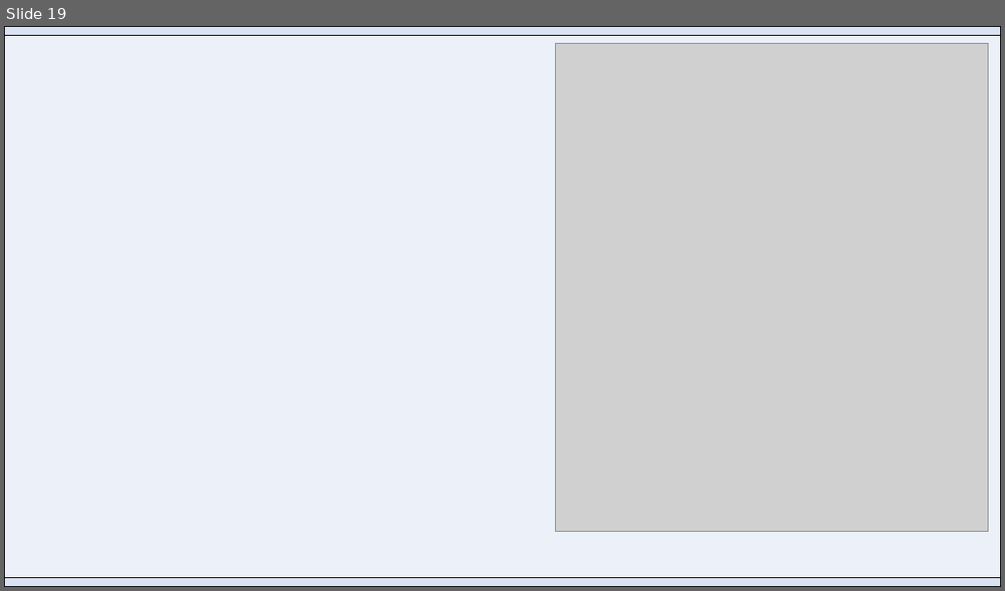
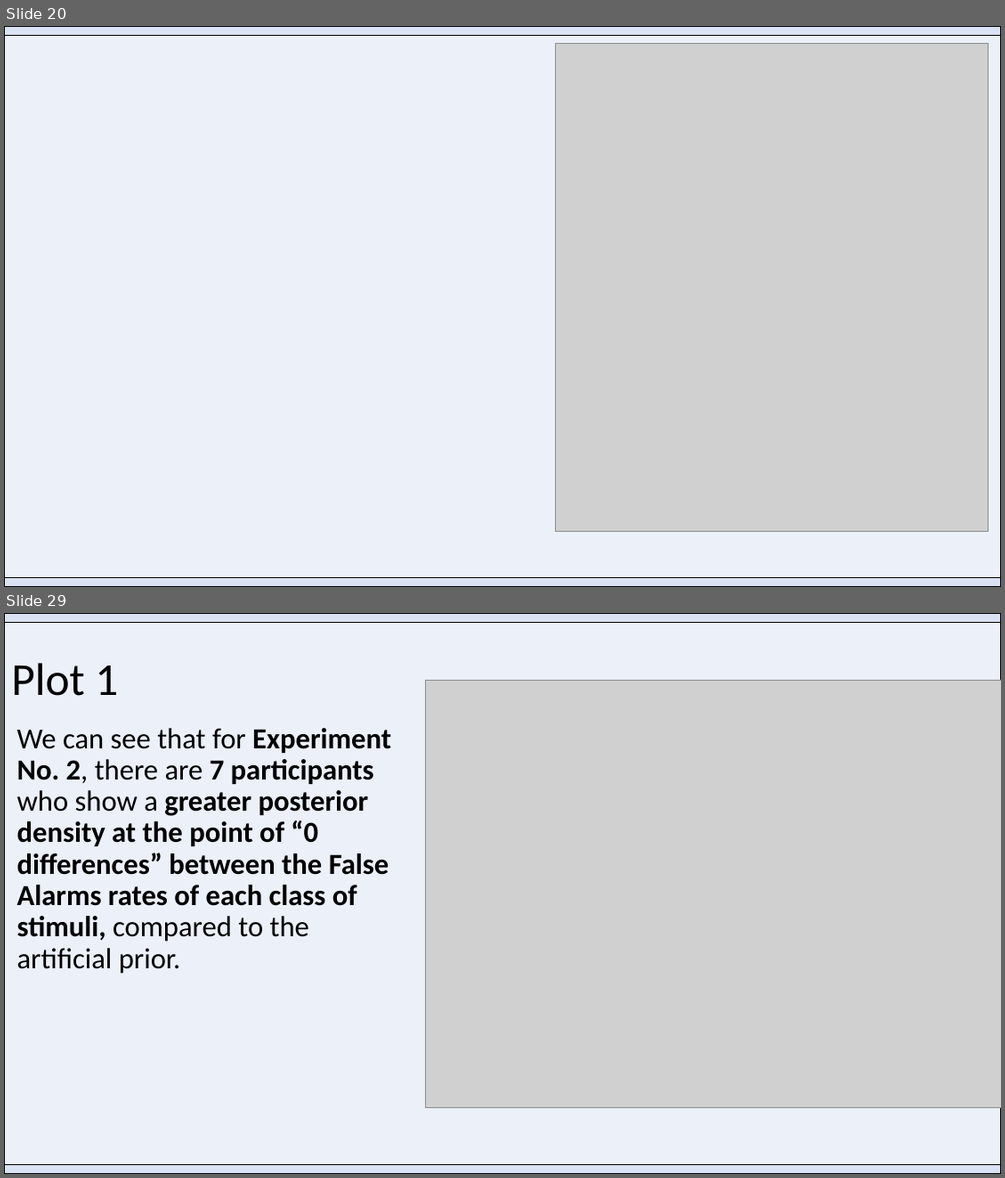
Before and after one commit to Adrifelcha/afchavez-019, a slide deck: MichaelLee/SDT Mirror Effect/Paper 1/BayesianSDTmodeling_Overview.pptx. Shown one above the other, each under a label of ours: slide 19 before the commit, slides 20 and 29 after it; the slides between them are not shown. The pictures are 1005x591 and 1005x1178 pixels, drawn with LibreOffice and Linux fonts; fonts in the diff are those of the drawing; grey boxes stand for pictures. Boxes give left, top, right and bottom in pixels: in the first picture for what was removed or moved away, otherwise in the second. Text is boxed around its words. In the diff, an @@ line names an element or a change of style, - is before the commit and + after.

```diff
--- a/MichaelLee/SDT Mirror Effect/Paper 1/BayesianSDTmodeling_Overview.pptx
+++ b/MichaelLee/SDT Mirror Effect/Paper 1/BayesianSDTmodeling_Overview.pptx
@@ slide 29 added at [4,613,1001,1174], background #FFFFFF @@
@@ rectangle added at [4,613,1001,1174], fill #EBF0F9, outline #000000 1 pt @@
@@ rectangle added at [4,613,1001,623], fill #DAE3F3, outline #000000 1 pt @@
@@ text added at [11,663,118,696], 44 pt, text #000000 @@
+Plot 1
@@ picture added at [426,680,1001,1107] @@
@@ text added at [17,728,391,973], 28 pt, text #000000, bold @@
+We can see that for Experiment No. 2, there are 7 participants who show a greater posterior density at the point of “0 differences” between the False Alarms rates of each class of stimuli, compared to the artificial prior.
@@ rectangle added at [4,1164,1001,1174], fill #DAE3F3, outline #000000 1 pt @@
@@ what was slide 19 is now slide 20 @@
```
Also in this commit, not shown: 8 slides changed, 15 other slides added, 1 slide removed, 17 other files.
